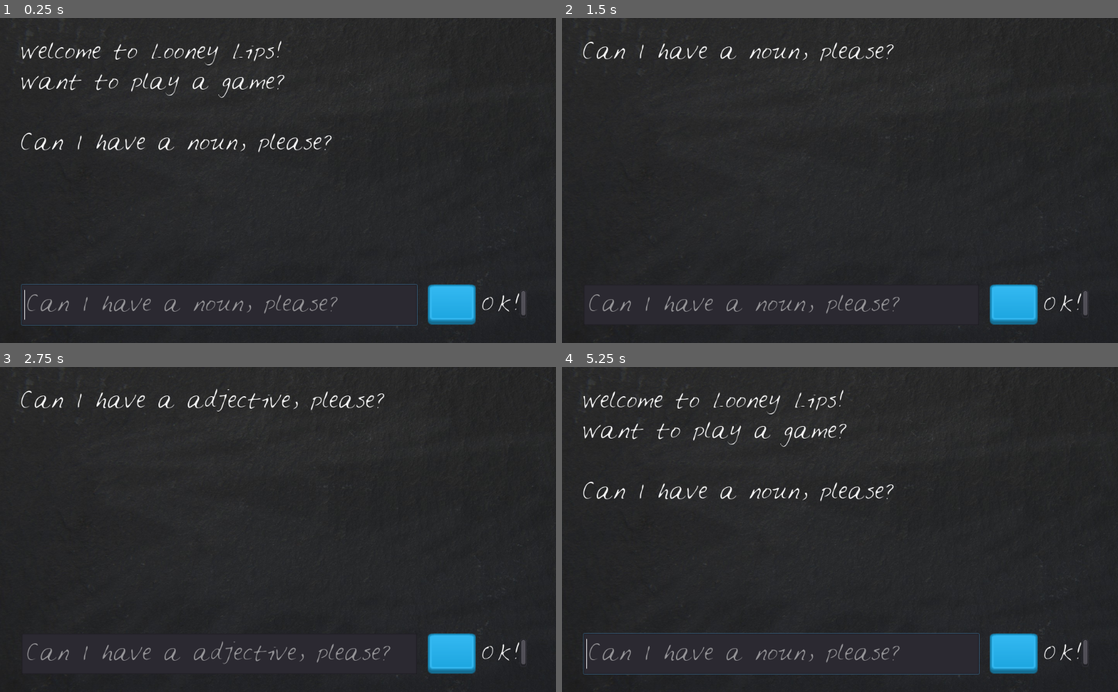
Above: before the commit, frames 1-4 (two rows, left to right).
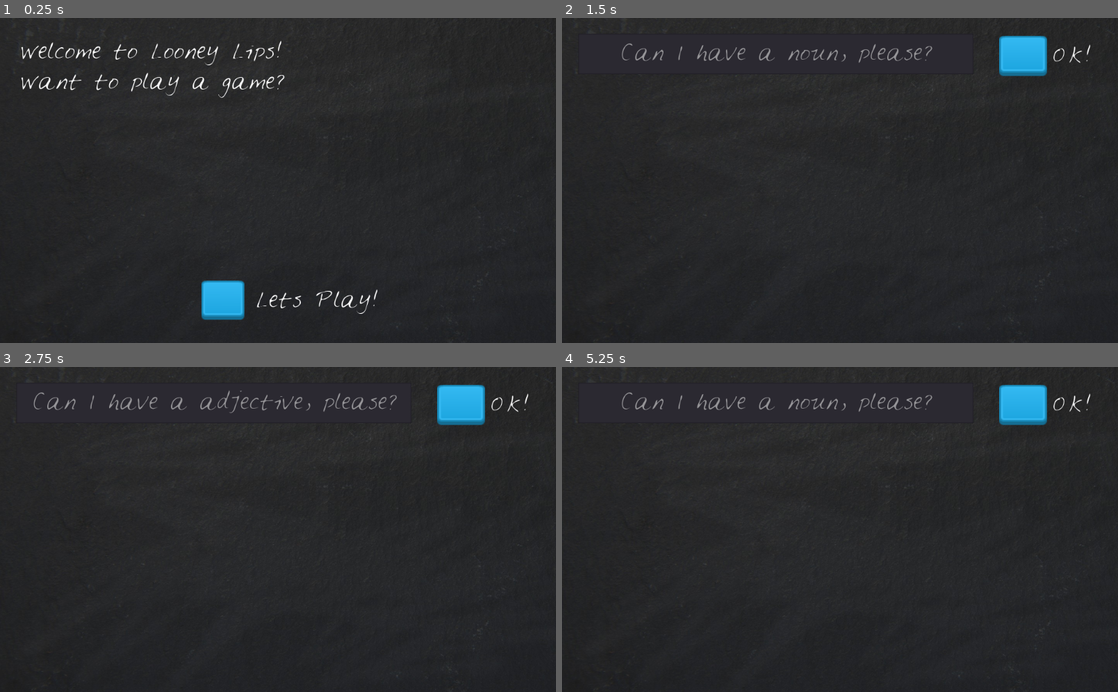
Above: after the commit, the same moments.

Repository: psstoyanov/Looney_Lips
Game: Godot game, scene res://LooneyLips.tscn
Same seed, same stepped clock (60 frames per second), same inputs: the game is played once before the commit and once after it.
Inputs (mouse positions are in pixels of both pictures, inside the frame that each line leads up to):
- Up to frame 1 (0.25 s): no input
- Up to frame 2 (1.5 s): click (784, 300) at 0.5 s, where only the run after the commit has a clickable "Lets Play!"; click "OK!" at 1.25 s
- Up to frame 3 (2.75 s): click "OK!" at 2 s
- Up to frame 4 (5.25 s): click "OK!" at 2.75 s; tap Enter at 3.5 s; click "Again!" at 4.25 s; click (784, 649) at 5 s, where only the run after the commit has a clickable "Lets Play!"

The runs differ from the first frame. In frame 1, 3.7% of the frame differs, in the area x 3-95%, y 35-95%; in frame 2, 3.9%; in frame 3, 4.2%; in frame 4, 5.3%, in the area x 3-95%, y 4-95%.

Commit message:
Add nodes for story and play
Make LineEdit and NewWordButton work only during gameplay
Use Story and Play Button nodes to handle the start/end states

Diff:
--- a/LooneyLips.gd
+++ b/LooneyLips.gd
@@ -10,7 +10,6 @@
 	choose_random_story()
 	get_other_strings()
 	display_intro()
-	$Blackboard/LineEdit.grab_focus()
 
 func get_other_strings():
 	var other_strings = get_from_json("other_strings.json")
@@ -31,13 +30,31 @@
 	return data
 
 func display_intro():
-	$Blackboard/StoryText.text = strings.intro + ask_for_new_word()
+	$Blackboard/StoryText.show()
+	$Blackboard/StartGameButton.show()
+	$Blackboard/StoryText.text = strings.intro
+	$Blackboard/StartGameButton/RichTextLabel.text = strings.play_game
+	$Blackboard/NewWordButton.hide()
+	$Blackboard/LineEdit.hide()
+
+func _on_StartGameButton_pressed():
+	if(player_words.size() < current_story.prompt.size()):
+		hide_intro_story_and_start_button()
+		print(ask_for_new_word())
+	else:
+		restart_the_game()
+
+func hide_intro_story_and_start_button():
+	$Blackboard/StoryText.hide()
+	$Blackboard/StartGameButton.hide()
+	$Blackboard/LineEdit.show()
+	$Blackboard/NewWordButton.show()
 	$Blackboard/LineEdit.placeholder_text = ask_for_new_word()
 
 func ask_for_new_word():
 	return strings.new_word_prompt % current_story.prompt[player_words.size()]
 
-func _on_TextureButton_pressed():
+func _on_NewWordButton_pressed():
 	check_player_words_lenght()
 
 func _on_LineEdit_text_entered(new_text):
@@ -48,23 +65,23 @@
 		add_player_word_to_story()
 	elif(check_if_game_has_finished()):
 		tell_story()
-	else:
-		restart_the_game()
 
 func add_player_word_to_story():
-	$Blackboard/StoryText.text = ask_for_new_word()
 	$Blackboard/LineEdit.placeholder_text = ask_for_new_word()
 	player_words.append($Blackboard/LineEdit.text)
 	$Blackboard/LineEdit.text = ""
 
 func tell_story():
+	$Blackboard/StoryText.show()
 	$Blackboard/StoryText.text = current_story.story % player_words
 	show_play_again()
 
 func show_play_again():
 	$Blackboard/StoryText.text += strings.play_again_txt
-	$Blackboard/TextureButton/RichTextLabel.text = strings.button_again
+	$Blackboard/StartGameButton.show()
+	$Blackboard/StartGameButton/RichTextLabel.text = strings.button_again
 	$Blackboard/LineEdit.queue_free() # Remove the LineEdit
+	$Blackboard/NewWordButton.queue_free() # Remove the NewWordButton
 
 func check_if_game_has_finished():
 	return $Blackboard/LineEdit # If the player input still exists, tell the story first
--- a/LooneyLips.tscn
+++ b/LooneyLips.tscn
@@ -72,10 +72,10 @@
 anchor_top = 0.0
 anchor_right = 0.0
 anchor_bottom = 0.0
-margin_left = 40.0
-margin_top = 492.0
-margin_right = 768.0
-margin_bottom = 567.0
+margin_left = 30.0
+margin_top = 29.0
+margin_right = 758.0
+margin_bottom = 104.0
 rect_pivot_offset = Vector2( 0, 0 )
 rect_clip_content = false
 focus_mode = 2
@@ -84,24 +84,25 @@
 size_flags_horizontal = 1
 size_flags_vertical = 1
 custom_fonts/font = SubResource( 1 )
+align = 1
 focus_mode = 2
 context_menu_enabled = true
 placeholder_alpha = 0.6
 caret_blink = false
 caret_blink_speed = 0.65
 caret_position = 0
-_sections_unfolded = [ "Placeholder", "custom_fonts" ]
-
-[node name="TextureButton" type="TextureButton" parent="Blackboard" index="2"]
-
-anchor_left = 0.0
-anchor_top = 0.0
-anchor_right = 0.0
-anchor_bottom = 0.0
-margin_left = 788.0
-margin_top = 492.0
-margin_right = 876.0
-margin_bottom = 566.0
+_sections_unfolded = [ "Anchor", "Grow Direction", "Margin", "Placeholder", "Rect", "custom_fonts" ]
+
+[node name="NewWordButton" type="TextureButton" parent="Blackboard" index="2"]
+
+anchor_left = 0.0
+anchor_top = 0.0
+anchor_right = 0.0
+anchor_bottom = 0.0
+margin_left = 805.0
+margin_top = 33.0
+margin_right = 893.0
+margin_bottom = 107.0
 rect_pivot_offset = Vector2( 0, 0 )
 rect_clip_content = false
 focus_mode = 2
@@ -116,9 +117,8 @@
 texture_normal = ExtResource( 4 )
 texture_pressed = ExtResource( 5 )
 expand = true
-_sections_unfolded = [ "Textures" ]
-
-[node name="RichTextLabel" type="RichTextLabel" parent="Blackboard/TextureButton" index="0"]
+
+[node name="RichTextLabel" type="RichTextLabel" parent="Blackboard/NewWordButton" index="0"]
 
 anchor_left = 0.0
 anchor_top = 0.0
@@ -126,8 +126,8 @@
 anchor_bottom = 0.0
 margin_left = 95.0
 margin_top = 10.0
-margin_right = 182.0
-margin_bottom = 62.0
+margin_right = 201.0
+margin_bottom = 82.0
 rect_pivot_offset = Vector2( 0, 0 )
 rect_clip_content = true
 mouse_filter = 0
@@ -146,8 +146,65 @@
 scroll_following = false
 selection_enabled = false
 override_selected_font_color = false
-_sections_unfolded = [ "Anchor", "Margin" ]
+_sections_unfolded = [ "Anchor", "Margin", "custom_fonts" ]
+
+[node name="StartGameButton" type="TextureButton" parent="Blackboard" index="3"]
+
+anchor_left = 0.0
+anchor_top = 0.0
+anchor_right = 0.0
+anchor_bottom = 0.0
+margin_left = 371.0
+margin_top = 485.0
+margin_right = 450.0
+margin_bottom = 557.0
+rect_pivot_offset = Vector2( 0, 0 )
+rect_clip_content = false
+focus_mode = 2
+mouse_filter = 0
+mouse_default_cursor_shape = 0
+size_flags_horizontal = 1
+size_flags_vertical = 1
+toggle_mode = false
+enabled_focus_mode = 2
+shortcut = null
+group = null
+texture_normal = ExtResource( 4 )
+texture_pressed = ExtResource( 5 )
+expand = true
+
+[node name="RichTextLabel" type="RichTextLabel" parent="Blackboard/StartGameButton" index="0"]
+
+anchor_left = 0.0
+anchor_top = 0.0
+anchor_right = 0.0
+anchor_bottom = 0.0
+margin_left = 97.0
+margin_top = 10.0
+margin_right = 363.0
+margin_bottom = 101.0
+rect_pivot_offset = Vector2( 0, 0 )
+rect_clip_content = false
+mouse_filter = 0
+mouse_default_cursor_shape = 0
+size_flags_horizontal = 1
+size_flags_vertical = 1
+custom_fonts/normal_font = SubResource( 1 )
+bbcode_enabled = false
+bbcode_text = ""
+visible_characters = -1
+percent_visible = 1.0
+meta_underlined = true
+tab_size = 4
+text = "Placeholder"
+scroll_active = false
+scroll_following = false
+selection_enabled = false
+override_selected_font_color = false
+_sections_unfolded = [ "Rect", "custom_fonts" ]
 
 [connection signal="text_entered" from="Blackboard/LineEdit" to="." method="_on_LineEdit_text_entered"]
 
-[connection signal="pressed" from="Blackboard/TextureButton" to="." method="_on_TextureButton_pressed"]
+[connection signal="pressed" from="Blackboard/NewWordButton" to="." method="_on_NewWordButton_pressed"]
+
+[connection signal="pressed" from="Blackboard/StartGameButton" to="." method="_on_StartGameButton_pressed"]
--- a/other_strings.json
+++ b/other_strings.json
@@ -1,6 +1,7 @@
 {
     "intro": "Welcome to Looney Lips! \nWant to play a game?\n\n",
     "new_word_prompt": "Can I have a %s, please?",
+    "play_game": "Lets Play!",
     "play_again_txt": "\n\n\n\nDo you want to play again?",
     "button_again": "Again!"
 }
